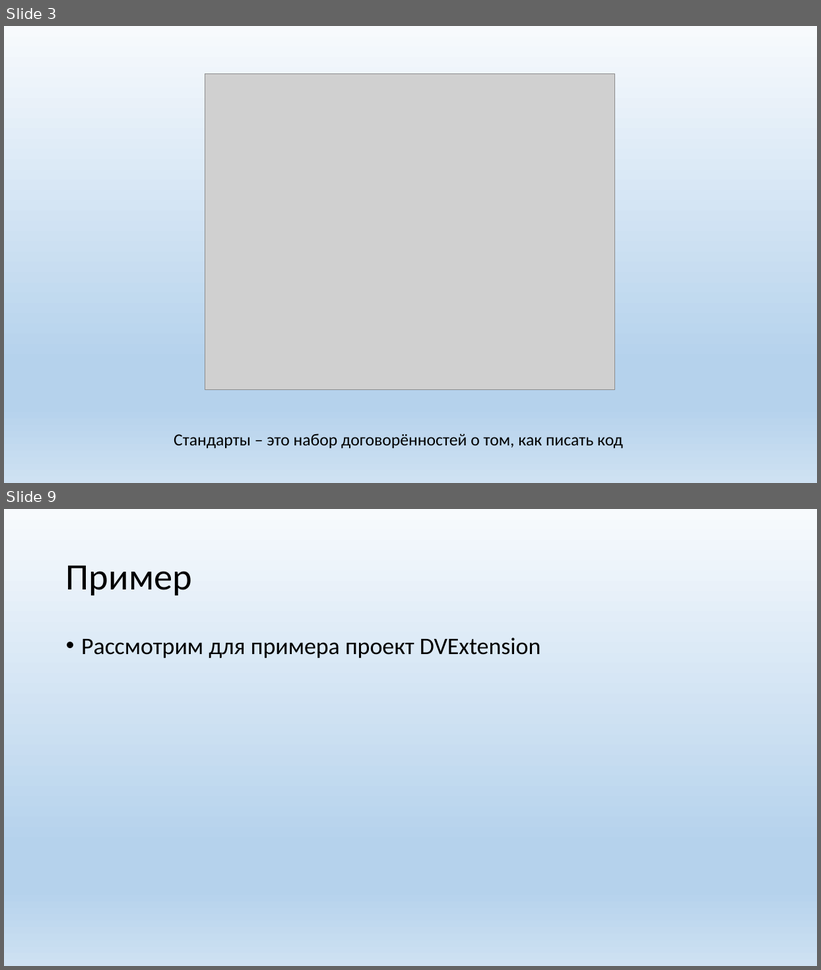
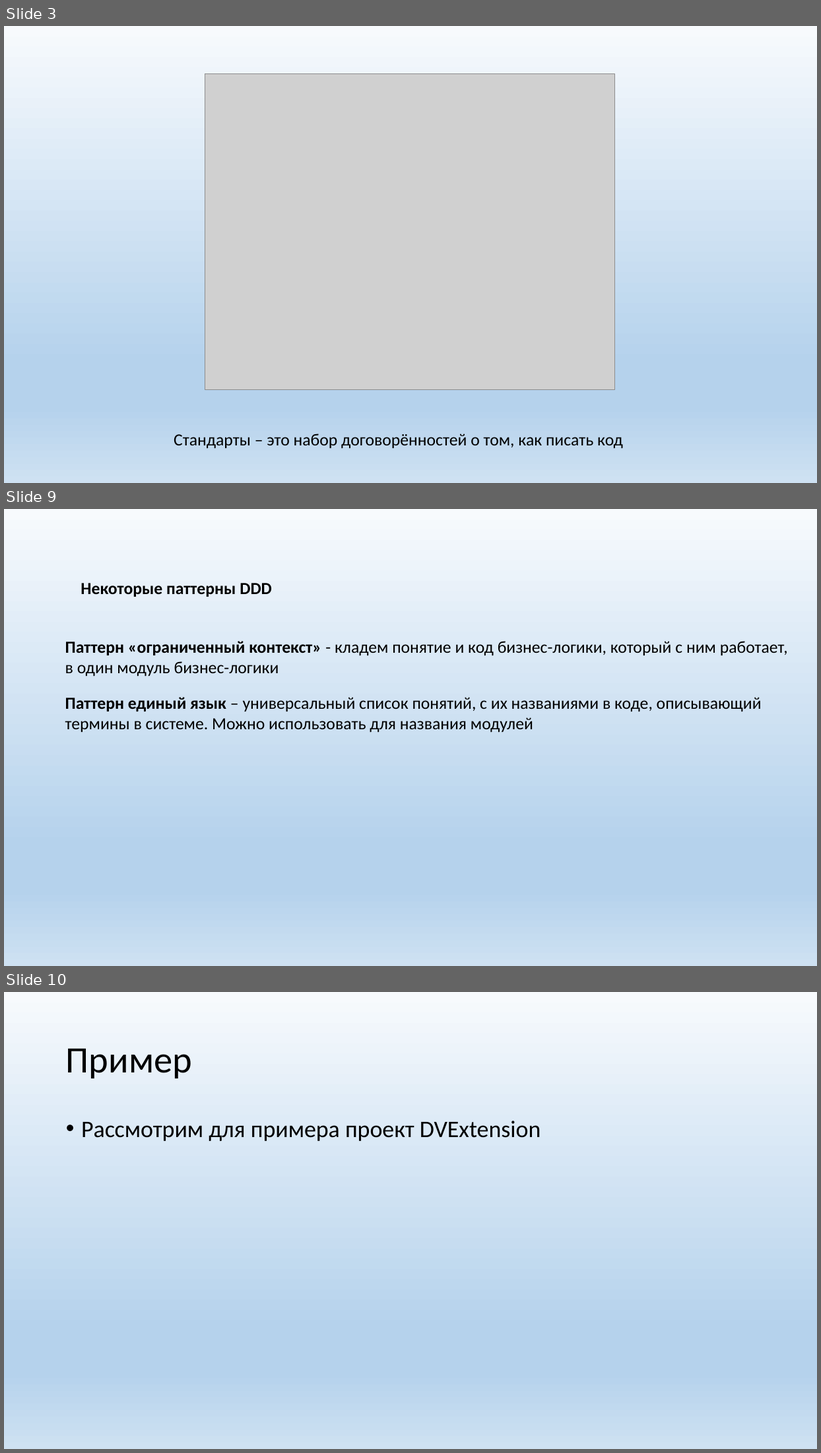
Before and after one commit to sergeyryskulov/Presentations, a slide deck: 10. Стандарты группы DocsVision/Стандарты на архитектуру кода группы DocsVision.pptx. Shown one above the other, each under a label of ours: slides 3 and 9 before the commit, slides 3, 9 and 10 after it; the slides between them are not shown. The pictures are 821x970 and 821x1453 pixels, drawn with LibreOffice and Linux fonts; fonts in the diff are those of the drawing; grey boxes stand for pictures. Boxes give left, top, right and bottom in pixels: in the first picture for what was removed or moved away, otherwise in the second. Text is boxed around its words. In the diff, an @@ line names an element or a change of style, - is before the commit and + after.

```diff
--- a/10. Стандарты группы DocsVision/Стандарты на архитектуру кода группы DocsVision.pptx
+++ b/10. Стандарты группы DocsVision/Стандарты на архитектуру кода группы DocsVision.pptx
@@ slide 9 added at (x1=4, y1=509, x2=817, y2=966), background gradient #F7FAFD to #B5D2EC to #CEE1F2 @@
@@ text added at (x1=81, y1=583, x2=272, y2=597), 20 pt, text #000000, bold @@
+Некоторые паттерны DDD
@@ text added at (x1=65, y1=641, x2=788, y2=677), 20 pt, text #000000 @@
+Паттерн «ограниченный контекст» - кладем понятие и код бизнес-логики, который с ним работает, в один модуль бизнес-логики
@@ text added at (x1=65, y1=697, x2=762, y2=733), 20 pt, text #000000 @@
+Паттерн единый язык – универсальный список понятий, с их названиями в коде, описывающий термины в системе. Можно использовать для названия модулей
@@ what was slide 9 is now slide 10 @@
```
Also in this commit, not shown: 3 slides changed, 3 other slides added, 2 slides removed.
